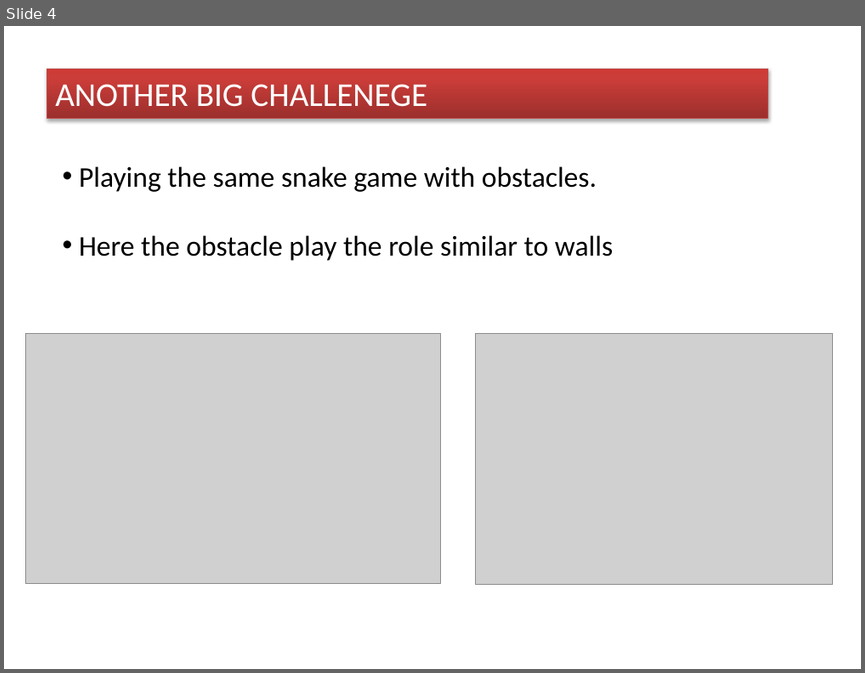
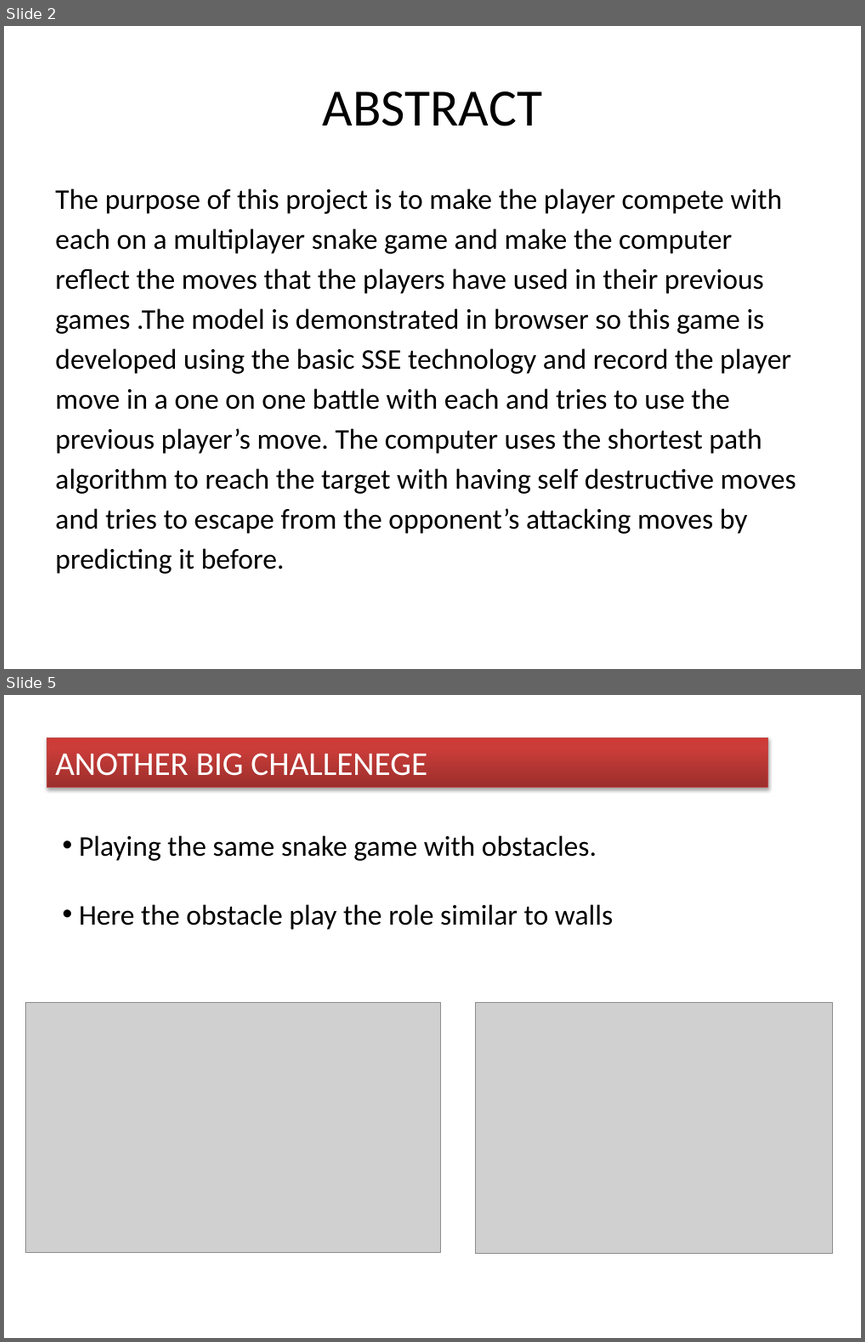
Before and after one commit to Greeny6092/Mini-Project-sem7-, a slide deck: presentation/AI BASED MULTIPLAYER SNAKE GAME(mini project).pptx. Shown one above the other, each under a label of ours: slide 4 before the commit, slides 2 and 5 after it; the slides between them are not shown. The pictures are 865x673 and 865x1342 pixels, drawn with LibreOffice and Linux fonts; fonts in the diff are those of the drawing; grey boxes stand for pictures. Boxes give left, top, right and bottom in pixels: in the first picture for what was removed or moved away, otherwise in the second. Text is boxed around its words. In the diff, an @@ line names an element or a change of style, - is before the commit and + after.

```diff
--- a/presentation/AI BASED MULTIPLAYER SNAKE GAME(mini project).pptx
+++ b/presentation/AI BASED MULTIPLAYER SNAKE GAME(mini project).pptx
@@ slide 2 added at (4,26,861,669), background #FFFFFF @@
@@ title added at (322,91,542,126), 44 pt, text #000000 @@
+ABSTRACT
@@ text added at (55,188,796,573), 24 pt, text #000000 @@
+The purpose of this project is to make the player compete with
+each on a multiplayer snake game and make the computer
+reflect the moves that the players have used in their previous
+games .The model is demonstrated in browser so this game is
+developed using the basic SSE technology and record the player
+move in a one on one battle with each and tries to use the
+previous player’s move. The computer uses the shortest path
+algorithm to reach the target with having self destructive moves
+and tries to escape from the opponent’s attacking moves by
+predicting it before.
@@ what was slide 4 is now slide 5 @@
```
Also in this commit, not shown: 3 slides changed.
